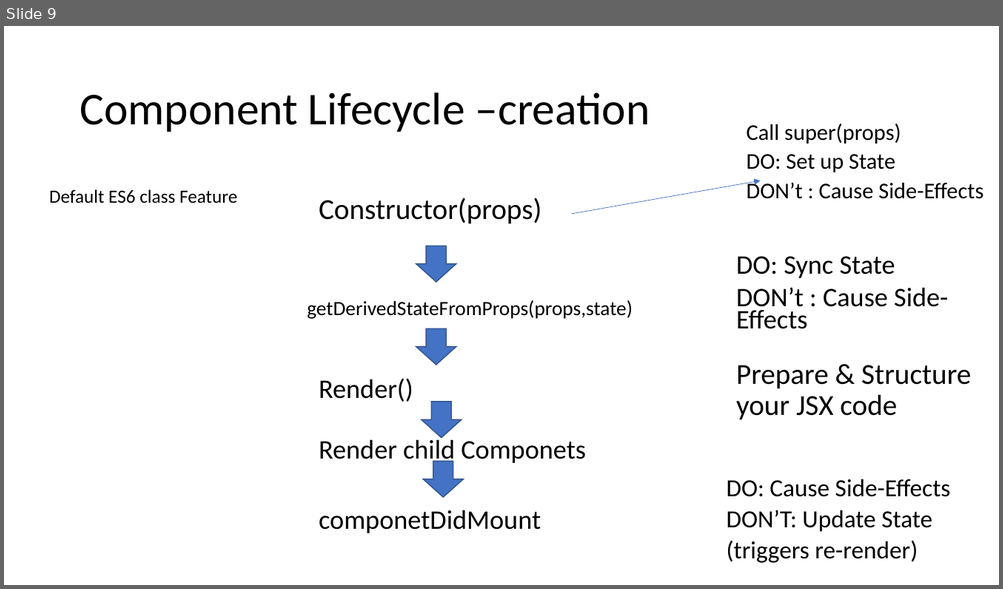
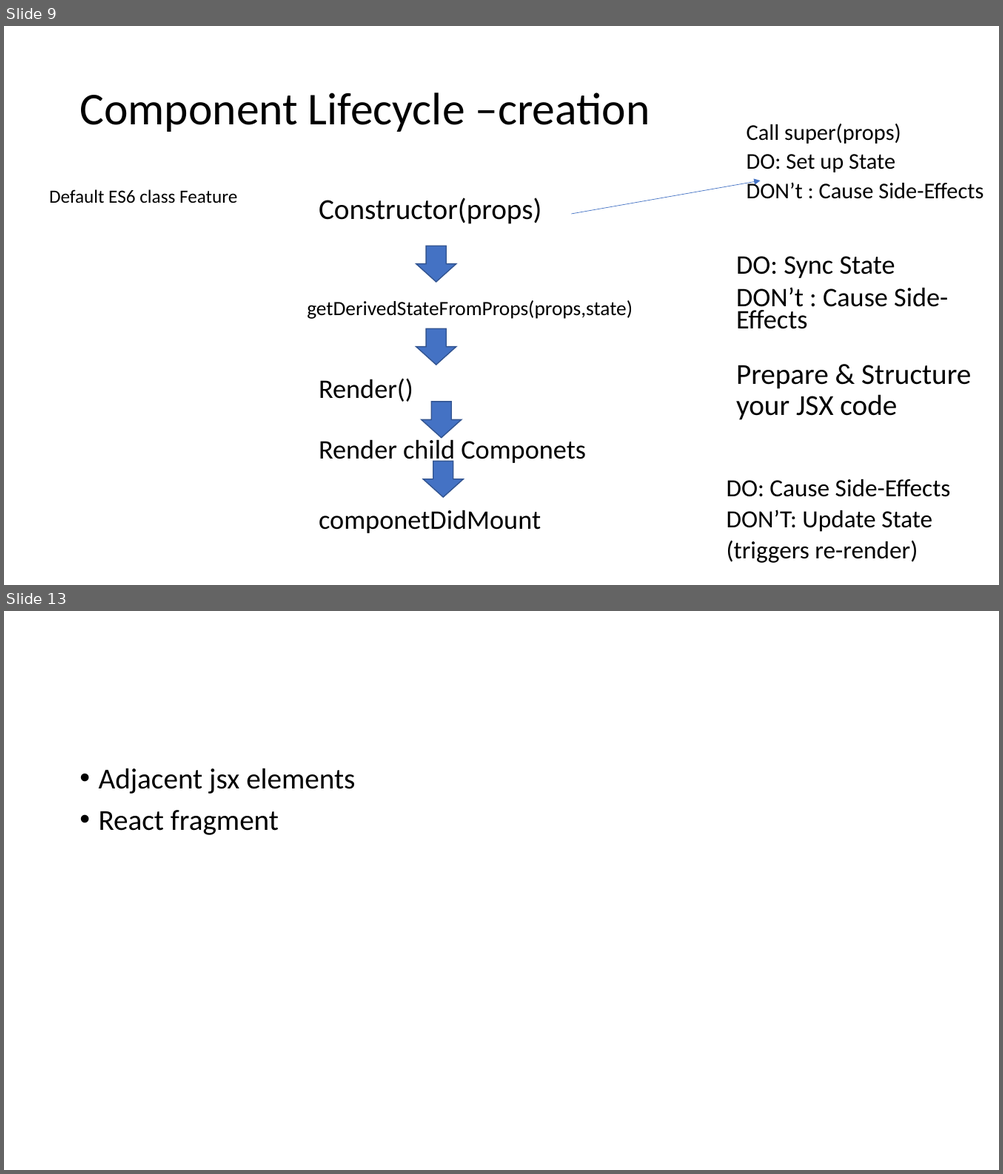
Before and after one commit to PiyushChaturvedii/batch03, a slide deck: Create-react-app.pptx. Shown one above the other, each under a label of ours: slide 9 before the commit, slides 9 and 13 after it; the slides between them are not shown. The pictures are 1003x589 and 1003x1174 pixels, drawn with LibreOffice and Linux fonts; fonts in the diff are those of the drawing. Boxes give left, top, right and bottom in pixels: in the first picture for what was removed or moved away, otherwise in the second. Text is boxed around its words. In the diff, an @@ line names an element or a change of style, - is before the commit and + after.

Commit message:
Reactjs useEffect

```diff
--- a/Create-react-app.pptx
+++ b/Create-react-app.pptx
@@ slide 13 added at bbox=[4, 611, 999, 1170], background #FFFFFF @@
@@ text added at bbox=[99, 768, 355, 835], 28 pt, text #000000 @@
+• Adjacent jsx elements
+• React fragment
```
Also in this commit, not shown: 1 slide changed, 3 other slides added, 58 other files.
